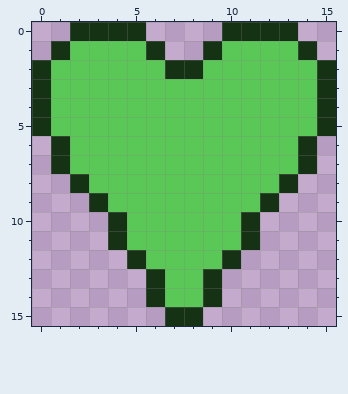
One commit to this pixel-art file: Development Limbo/Assets/Art/MenuAndUi/game health.aseprite. Above: the version before the commit.
16x16 pixels, 1 frame.
New version:
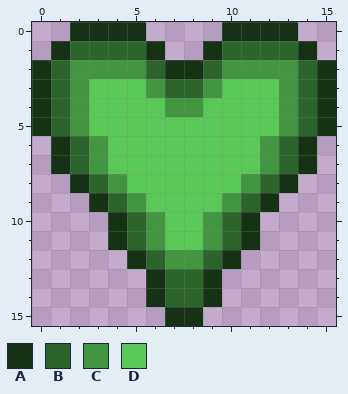
Palette (. is transparent): A #163215  B #2d642b  C #439641  D #5ac857
From old to new:
Colour D gives way to colour B in row 1 at x 2 to 5 and 10 to 13; in row 2 at x 1, 6, 9 and 14; in row 3 at x 1, 7 to 8 and 14; in rows 4 to 5 at x 1 and 14; in rows 6 to 7 at x 2 and 13; in row 8 at x 3 and 12.
Colour D gives way to colour B in row 9 at x 4 and 11; in rows 10 to 11 at x 5 and 10; in row 12 at x 6 and 9; in rows 13 to 14 at x 7 to 8.
Colour D gives way to colour C in row 2 at x 2 to 5 and 10 to 13; in row 3 at x 2, 6, 9 and 13; in row 4 at x 2, 7 to 8 and 13; in row 5 at x 2 and 13; in rows 6 to 7 at x 3 and 12; in row 8 at x 4 and 11.
Colour D gives way to colour C in row 9 at x 5 and 10; in rows 10 to 11 at x 6 and 9; in row 12 at x 7 to 8.
